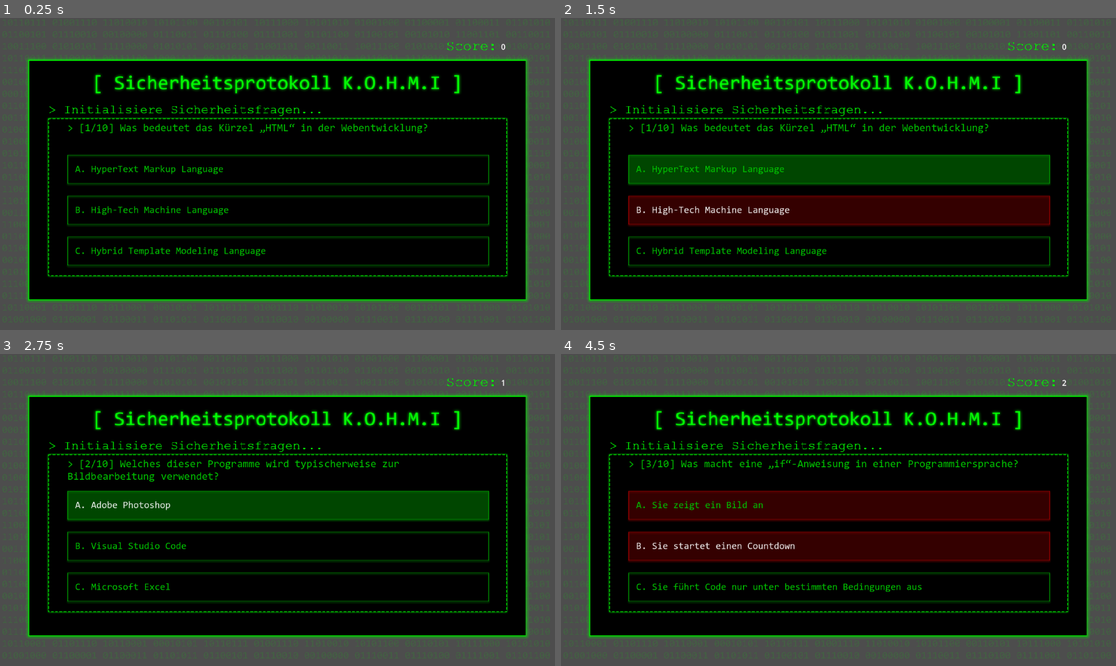
Above: before the commit, frames 1-4 (two rows, left to right).
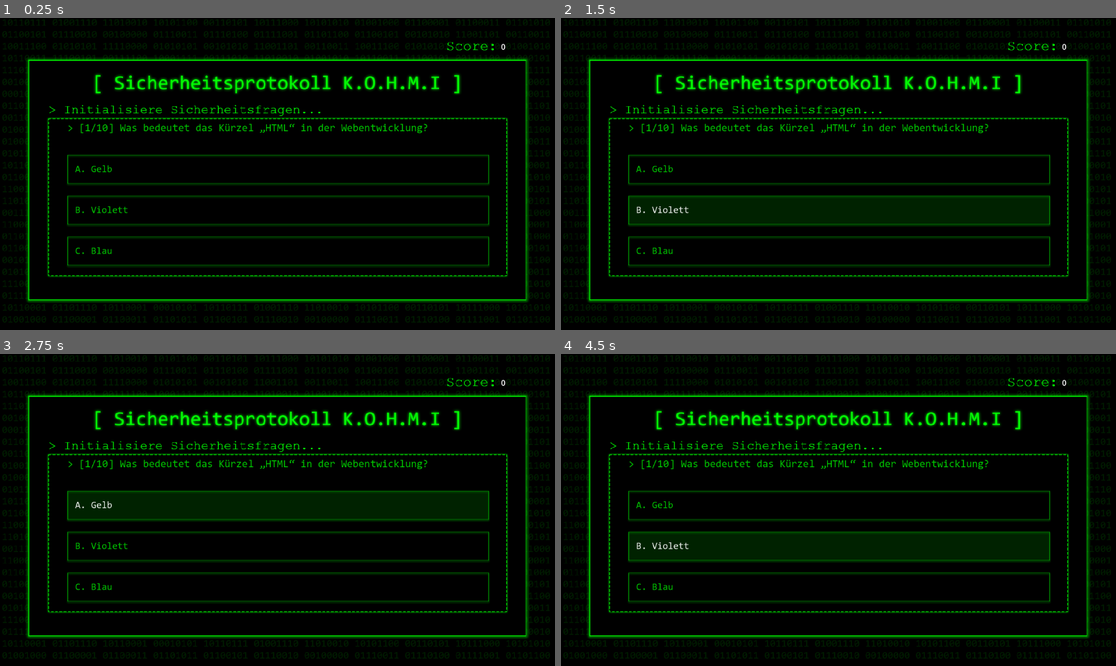
Above: after the commit, the same moments.

Repository: julixus/kohmi_games_v2
Game: Godot game, scene res://scenes/quiz.tscn
The game is run twice, just before and just after one commit, with the same random seed, the same clock (stepped at 60 frames per second) and the same inputs. The project has no main scene, so this scene is started directly.
Inputs:
- Up to frame 1 (0.25 s): no input
- Up to frame 2 (1.5 s): click "A. HyperText Markup Language" (after the commit: "A. Gelb") at 0.5 s; click "B. High-Tech Machine Language" (after the commit: "B. Violett") at 1.25 s
- Up to frame 3 (2.75 s): click "A. Adobe Photoshop" (after the commit: "A. Gelb") at 2 s
- Up to frame 4 (4.5 s): click "B. Visual Studio Code" (after the commit: "B. Violett") at 2.75 s; click "A. Sie zeigt ein Bild an" (after the commit: "A. Gelb") at 3.5 s; click "B. Sie startet einen Countdown" (after the commit: "B. Violett") at 4.25 s

The runs differ from the first frame. In frame 1, 32% of the frame differs, in the area x 0-100%, y 0-100%; in frame 2, 46%; in frame 3, 39%; in frame 4, 47%.
Error after the commit: Invalid access of index '4' on a base object of type: 'Array'. (res://scripts/antwort_option.gd:36)

Commit message:
neues quiz script angefangen

Diff:
--- a/global.gd
+++ b/global.gd
@@ -3,6 +3,10 @@
 var score_quiz = 0
 var question_counter = 1
 var label_counter = 0
+var random_questions = []
+
+var shuffled_all
+
 
 var questions = [
 	{
@@ -88,3 +92,9 @@
 ];
 
 var shuffled_answers = questions[0].answers
+
+func shuffle_questions():
+	for n in len(questions):
+		random_questions.push_back(n)
+	random_questions.shuffle()
+	print(random_questions)
--- a/scenes/quiz.tscn
+++ b/scenes/quiz.tscn
@@ -1,12 +1,15 @@
-[gd_scene load_steps=14 format=3 uid="uid://dtploqh4yxqgy"]
+[gd_scene load_steps=15 format=3 uid="uid://dtploqh4yxqgy"]
 
 [ext_resource type="PackedScene" uid="uid://betch04yfac52" path="res://scenes/antwort_option.tscn" id="1_36y45"]
 [ext_resource type="Texture2D" uid="uid://be8j0srshr0co" path="res://res/quiz_bg.webp" id="1_w5ac1"]
-[ext_resource type="Script" path="res://scripts/label.gd" id="2_jng0p"]
+[ext_resource type="Script" uid="uid://cfn1vjmqw8vvv" path="res://scripts/label.gd" id="2_jng0p"]
 [ext_resource type="FontFile" uid="uid://modbqwkkpyfv" path="res://res/CONSOLA.TTF" id="2_xq7j8"]
 [ext_resource type="Texture2D" uid="uid://df04881s4ij2n" path="res://res/Quiz-Hover.webp" id="4_m81w7"]
 [ext_resource type="Theme" uid="uid://nynkib4unodb" path="res://res/style_btn_normal.tres" id="4_xq7j8"]
 [ext_resource type="Texture2D" uid="uid://c3ux20ag684ko" path="res://res/Quiz-Normal.webp" id="5_xq7j8"]
+
+[sub_resource type="StyleBoxFlat" id="StyleBoxFlat_xq7j8"]
+bg_color = Color(0, 0, 0, 1)
 
 [sub_resource type="StyleBoxTexture" id="StyleBoxTexture_t0h63"]
 content_margin_left = 20.0
@@ -33,6 +36,12 @@
 texture = ExtResource("5_xq7j8")
 
 [node name="Quiz" type="Node2D"]
+
+[node name="Panel" type="Panel" parent="."]
+offset_right = 1182.0
+offset_bottom = 667.0
+mouse_filter = 2
+theme_override_styles/panel = SubResource("StyleBoxFlat_xq7j8")
 
 [node name="QuizBg" type="Sprite2D" parent="."]
 position = Vector2(576.341, 324.25)
--- a/scripts/antwort_option.gd
+++ b/scripts/antwort_option.gd
@@ -10,11 +10,19 @@
 var style_wrong = StyleBoxTexture.new()
 
 
+
 func _ready() -> void:
+	if (question_counter == 1 and option_id == 1):
+		Global.shuffle_questions()
+	if (option_id == 1):
+		shuffle_answers()
+		print(Global.shuffled_answers)
+
+
+
 	style_right.texture = load("res://res/Quiz-richtig.webp")
 	style_right.content_margin_left = 20
 	style_wrong.texture = load("res://res/Quiz-Falsch.webp")
-	style_wrong
 	style_wrong.content_margin_left = 20
 
 	if (option_id == 1):
@@ -25,7 +33,7 @@
 		text = "C. " + Global.shuffled_answers[option_id-1].text
 
 func _on_pressed() -> void:
-	if Global.shuffled_answers[option_id-1].is_true:
+	if Global.shuffled_answers[Global.random_questions[option_id-1]].is_true:
 		Global.score_quiz += 1
 		add_theme_stylebox_override("normal", style_right)
 		add_theme_stylebox_override("hover", style_right)
@@ -46,7 +54,7 @@
 	get_tree().reload_current_scene()
 
 func shuffle_answers():
-	Global.shuffled_answers = questions[question_counter].answers.duplicate()
+	Global.shuffled_answers = questions[Global.random_questions[question_counter]].answers.duplicate()
 	Global.shuffled_answers.shuffle()
 
 func wait(seconds: float):
--- /dev/null
+++ b/scripts/quiz.gd
@@ -0,0 +1,40 @@
+extends Node
+var style_right
+var style_wrong
+var counter = 0
+var shuffled_all
+@export var option_id = 0
+@onready var option_1: Button = $"VBoxContainer/Antwort Option"
+@onready var option_3: Button = $"VBoxContainer/Antwort Option3"
+@onready var option_2: Button = $"VBoxContainer/Antwort Option2"
+@onready var frage: Label = $Frage
+
+
+func _ready() -> void:
+	load_textures()
+	shuffle_all()
+	new_question()
+	load_answers()
+
+func load_textures():
+	style_right.texture = load("res://res/Quiz-richtig.webp")
+	style_right.content_margin_left = 20
+	style_wrong.texture = load("res://res/Quiz-Falsch.webp")
+	style_wrong.content_margin_left = 20
+
+func shuffle_all():
+	Global.shuffled_all = Global.questions.duplicate()
+	Global.shuffled_all.shuffle()
+	shuffled_all = Global.shuffled_all
+
+func new_question():
+	frage.text = shuffled_all[counter].question
+
+
+func load_answers():
+	option_1.text = shuffled_all[counter].answers[0].text
+	option_2.text = shuffled_all[counter].answers[1].text
+	option_3.text = shuffled_all[counter].answers[2].text
+
+func _on_antwort_option_pressed():
+	if shuffled_all[counter].answers[0].is_true
Not shown, changed: res/CONSOLA.TTF.import
Not shown, changed: res/Consolas.ttf.import
Not shown, changed: res/Courier New.ttf.import
Not shown: 1 places in scenes/pseudocode.tscn that only renumber resources
Not shown, added: scripts/quiz.gd.uid
